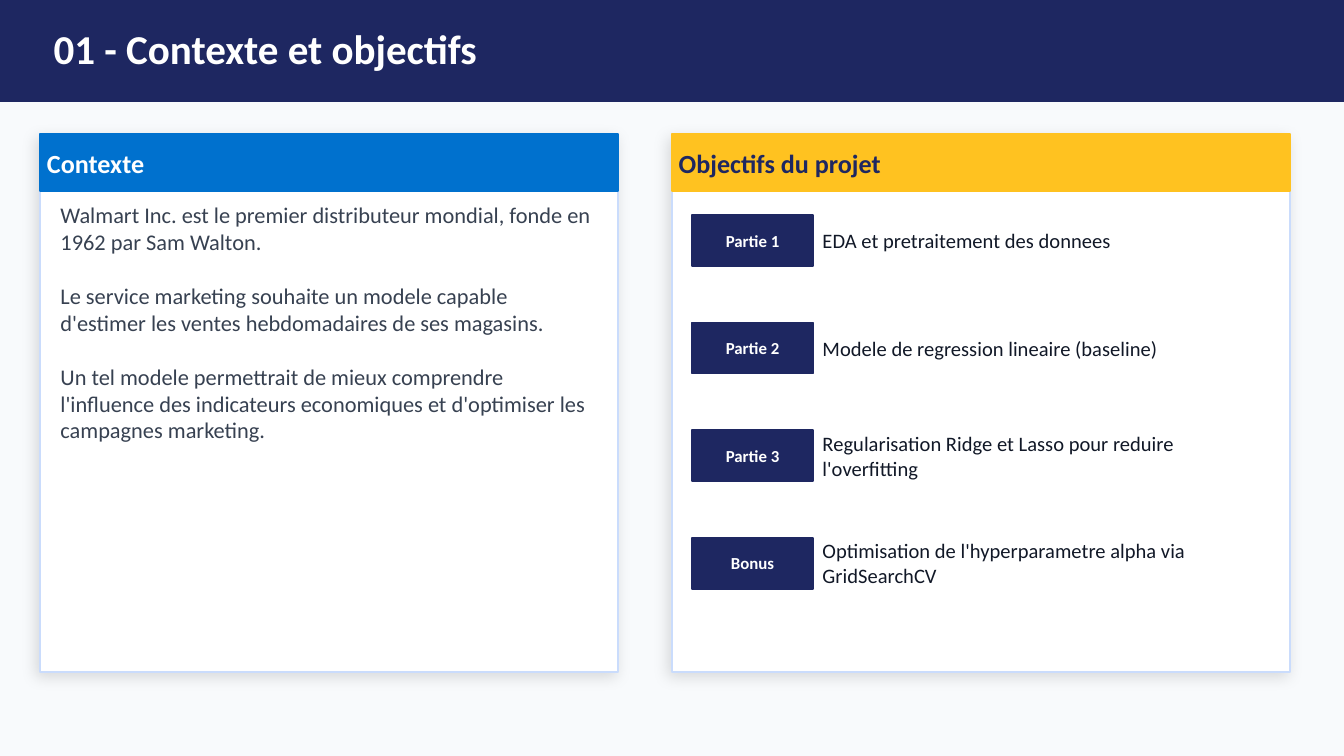
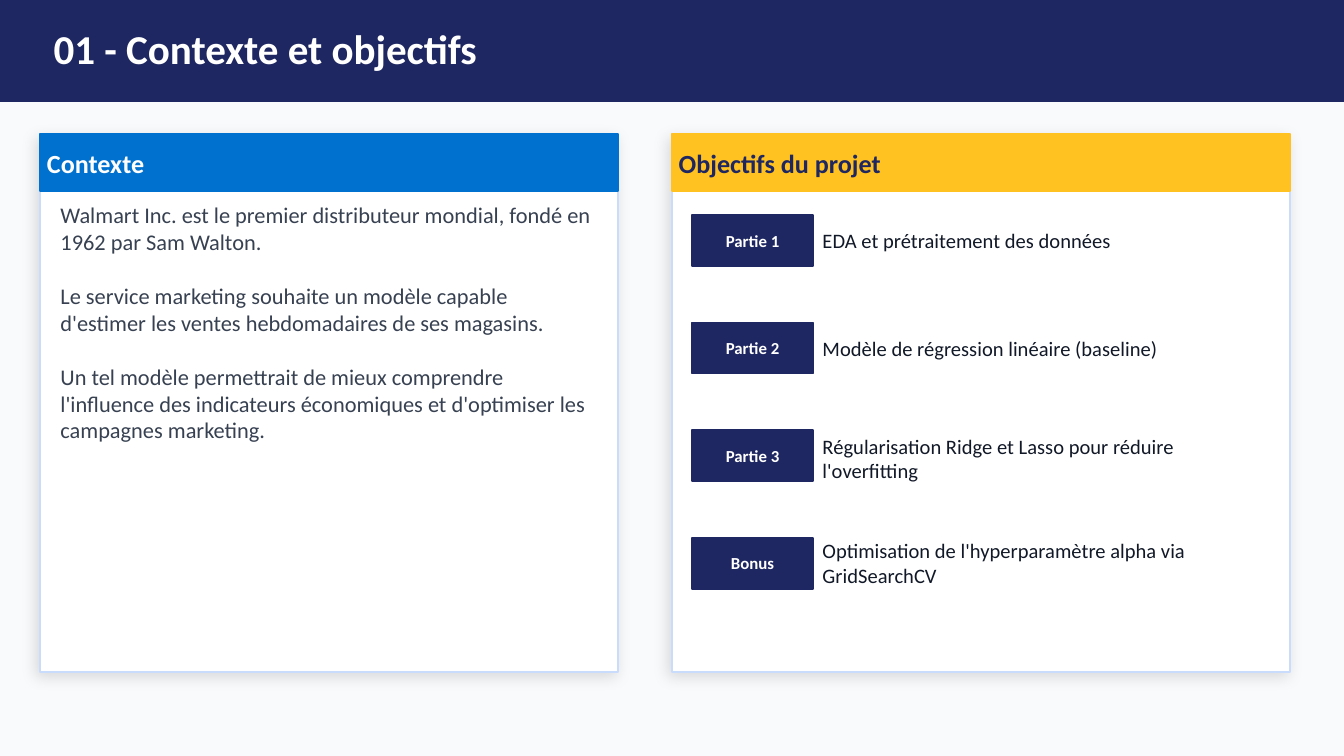
Before and after one commit to AichaFa/2-Projets-Fullstack, a slide deck: slide 3 of 3-Apprentissage automatique/1-soldes Walmart/Walmart_Presentation.pptx. Drawn at 1344x756 pixels with LibreOffice and Linux fonts; fonts in the diff are those of the drawing. Boxes give left, top, right and bottom in pixels: in the first picture for what was removed or moved away, otherwise in the second. Text is boxed around its words. In the diff, an @@ line names an element or a change of style, - is before the commit and + after.

Commit message:
Mise à jour du projet Walmart : finalisation du prétraitement et des modèles

```diff
--- a/3-Apprentissage automatique/1-soldes Walmart/Walmart_Presentation.pptx
+++ b/3-Apprentissage automatique/1-soldes Walmart/Walmart_Presentation.pptx
@@ text at (x1=60, y1=207, x2=590, y2=442): text changed @@
-Walmart Inc. est le premier distributeur mondial, fonde en 1962 par Sam Walton.
-Le service marketing souhaite un modele capable d'estimer les ventes hebdomadaires de ses magasins.
-Un tel modele permettrait de mieux comprendre l'influence des indicateurs economiques et d'optimiser les campagnes marketing.
+Walmart Inc. est le premier distributeur mondial, fondé en 1962 par Sam Walton.
+Le service marketing souhaite un modèle capable d'estimer les ventes hebdomadaires de ses magasins.
+Un tel modèle permettrait de mieux comprendre l'influence des indicateurs économiques et d'optimiser les campagnes marketing.
@@ text at (x1=822, y1=233, x2=1111, y2=252): text changed @@
-EDA et pretraitement des donnees
+EDA et prétraitement des données
@@ text at (x1=822, y1=341, x2=1157, y2=360): text changed @@
-Modele de regression lineaire (baseline)
+Modèle de régression linéaire (baseline)
@@ text at (x1=822, y1=439, x2=1174, y2=482): text changed @@
-Regularisation Ridge et Lasso pour reduire l'overfitting
+Régularisation Ridge et Lasso pour réduire l'overfitting
@@ text at (x1=822, y1=543, x2=1185, y2=583): text changed @@
-Optimisation de l'hyperparametre alpha via GridSearchCV
+Optimisation de l'hyperparamètre alpha via GridSearchCV
```
Also in this commit, not shown: 10 other slides changed, 1 slide added, 4 other files.
